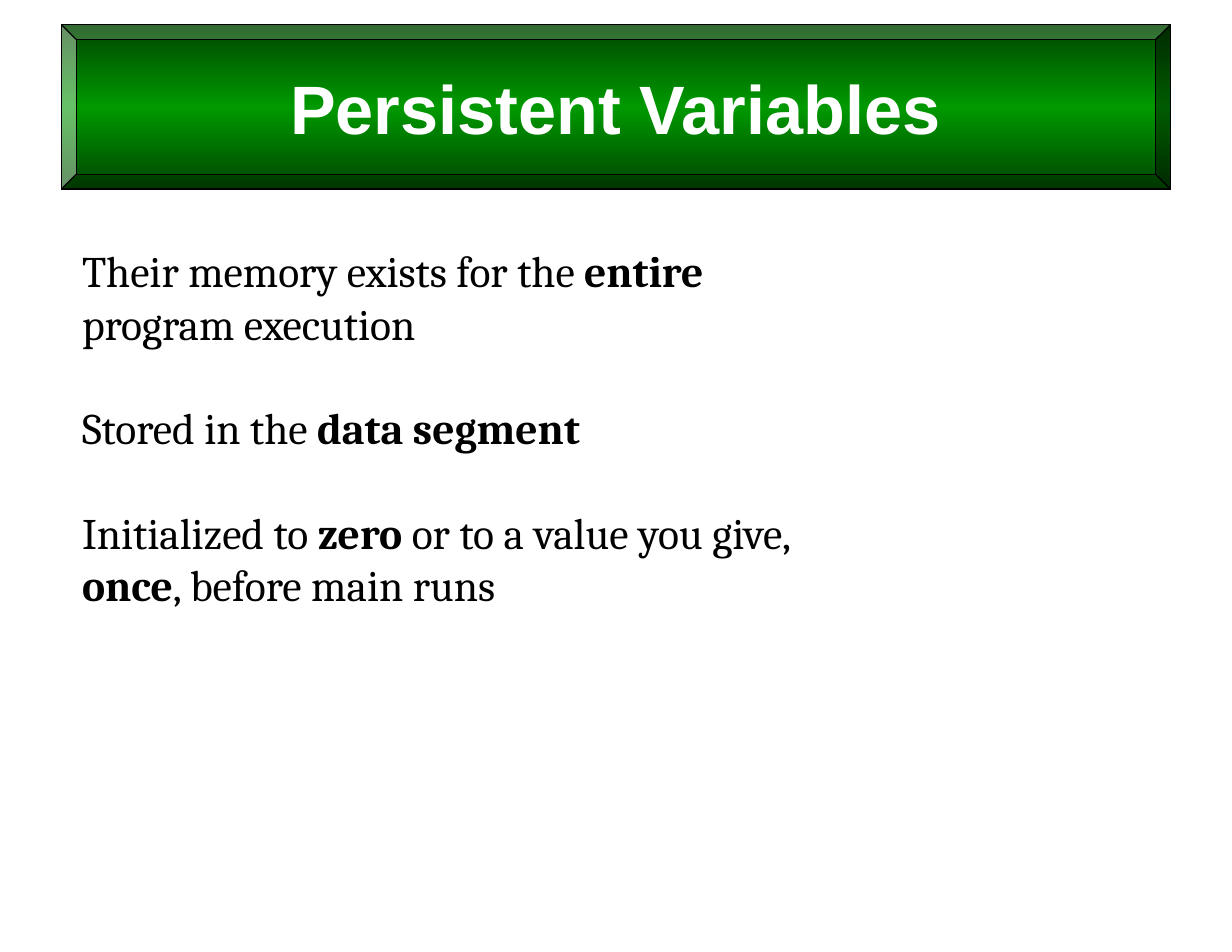
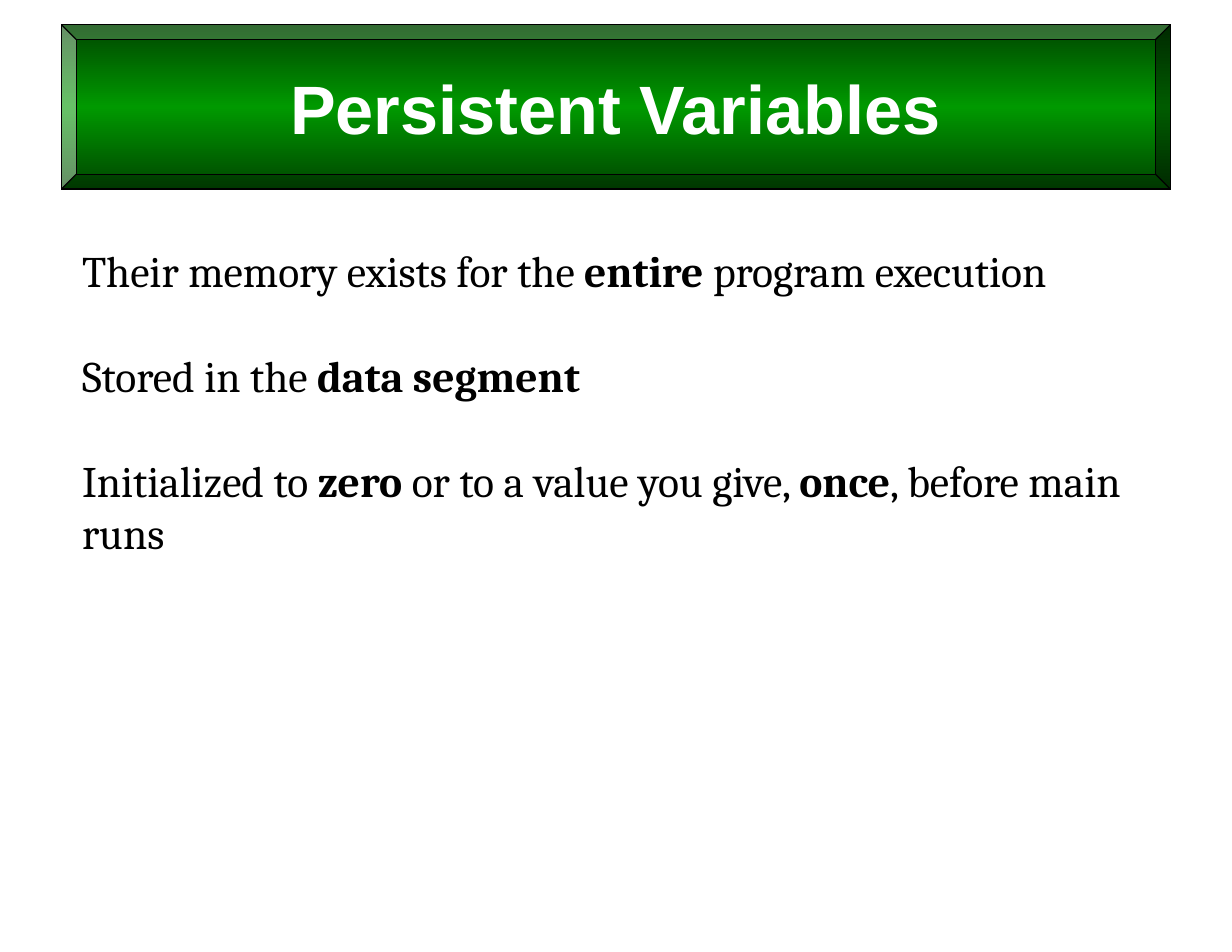
Before and after one commit to billswartz7/IntroToProgramming, a slide deck: slide 33 of Slides/L10_Scope-and-Persistence.pptx (slide 28 before the commit). Drawn at 1232x952 pixels with LibreOffice and Linux fonts; fonts in the diff are those of the drawing. Boxes give left, top, right and bottom in pixels: in the first picture for what was removed or moved away, otherwise in the second. Text is boxed around its words. In the diff, an @@ line names an element or a change of style, - is before the commit and + after.

```diff
--- a/Slides/L10_Scope-and-Persistence.pptx
+++ b/Slides/L10_Scope-and-Persistence.pptx
@@ text at (82, 256, 1046, 297): text changed @@
-Their memory exists for the entire
-program execution
+Their memory exists for the entire program execution
@@ text at (82, 466, 1120, 550): text changed @@
-Initialized to zero or to a value you give,
-once, before main runs
+Initialized to zero or to a value you give, once, before main runs
```
Also in this commit, not shown: 44 other slides changed, 6 slides added, 13 other files.
